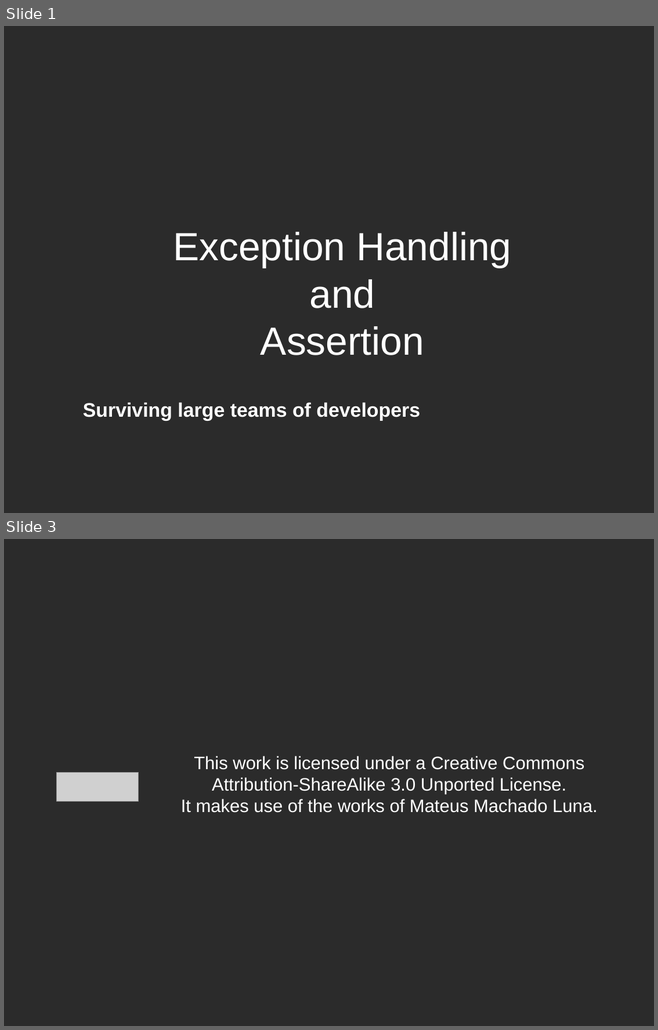
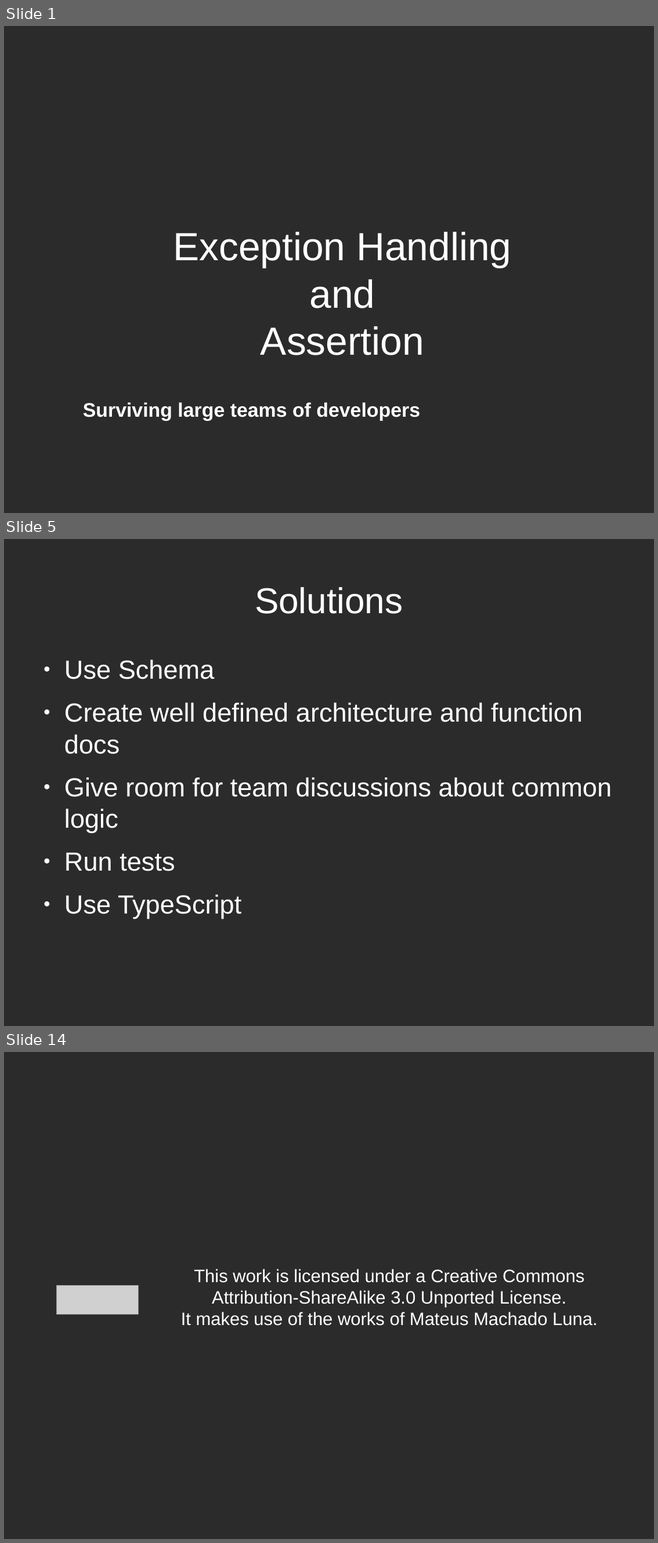
Before and after one commit to talyaron/full-stack, a slide deck: JS/exception handeling/Error Handling and Assertion.odp. Shown one above the other, each under a label of ours: slides 1 and 3 before the commit, slides 1, 5 and 14 after it; the slides between them are not shown. The pictures are 658x1030 and 658x1543 pixels, drawn with LibreOffice and Linux fonts; fonts in the diff are those of the drawing; grey boxes stand for pictures; background and template pictures are left out; a plain dark background stands for a picture behind light text. Boxes give left, top, right and bottom in pixels: in the first picture for what was removed or moved away, otherwise in the second. Text is boxed around its words. In the diff, an @@ line names an element or a change of style, - is before the commit and + after.

```diff
--- a/JS/exception handeling/Error Handling and Assertion.odp
+++ b/JS/exception handeling/Error Handling and Assertion.odp
@@ slide 5 added at (x1=4, y1=539, x2=654, y2=1026), background picture (left out) @@
@@ title added at (x1=255, y1=587, x2=402, y2=614), 44 pt, text #FFFFFF @@
+Solutions
@@ text added at (x1=64, y1=660, x2=611, y2=919), 32 pt, text #FFFFFF @@
+● Use Schema
+● Create well defined architecture and function docs
+● Give room for team discussions about common logic
+● Run tests
+● Use TypeScript
@@ what was slide 3 is now slide 14 @@
```
Also in this commit, not shown: 11 other slides added, 1 slide removed, 3 other files.
